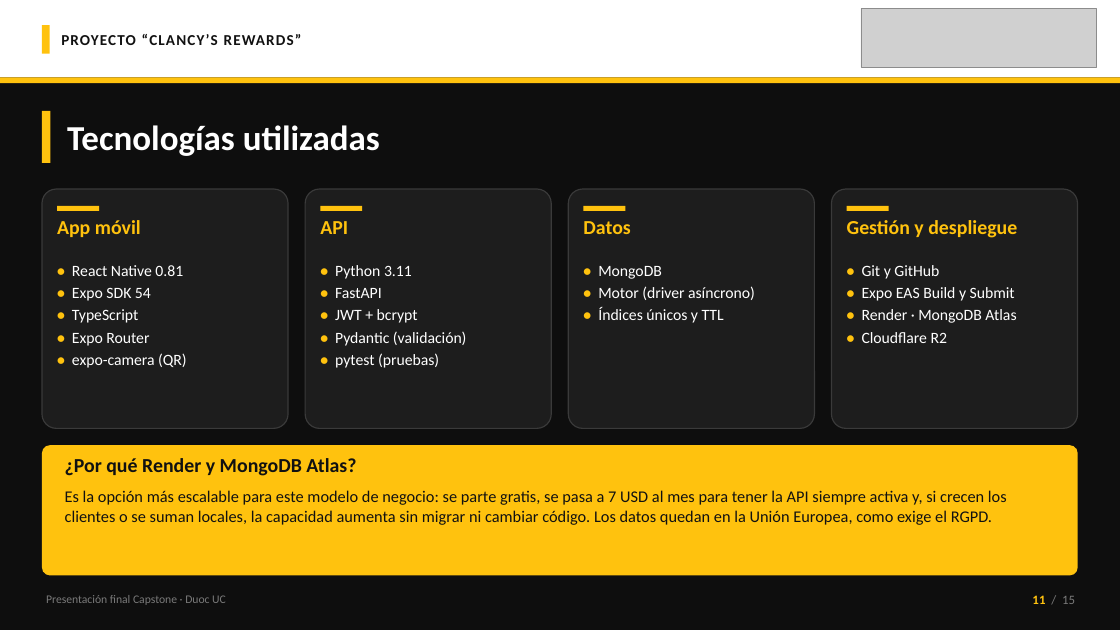
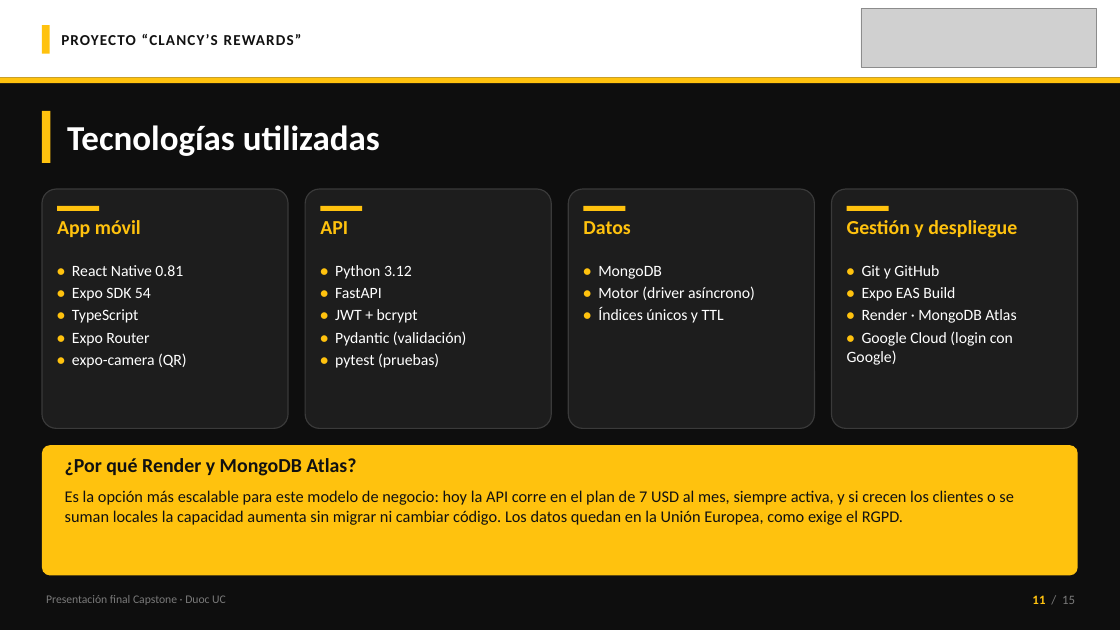
Before and after one commit to 44ndy/clancys-rewards, a slide deck: slide 11 of Fase 3/Evidencias Grupales/Presentación Final del proyecto (Español).pptx. Drawn at 1120x630 pixels with LibreOffice and Linux fonts; fonts in the diff are those of the drawing; grey boxes stand for pictures. Boxes give left, top, right and bottom in pixels: in the first picture for what was removed or moved away, otherwise in the second. Text is boxed around its words. In the diff, an @@ line names an element or a change of style, - is before the commit and + after.

```diff
--- a/Fase 3/Evidencias Grupales/Presentación Final del proyecto (Español).pptx
+++ b/Fase 3/Evidencias Grupales/Presentación Final del proyecto (Español).pptx
@@ text at [335,265,412,279]: text changed @@
-• Python 3.11
+• Python 3.12
@@ text at [862,287,955,301]: text changed @@
-• Expo EAS Build y Submit
+• Expo EAS Build
@@ text at [847,331,1013,365]: text changed @@
-• Cloudflare R2
+• Google Cloud (login con Google)
@@ text at [65,490,1014,525]: text changed @@
-Es la opción más escalable para este modelo de negocio: se parte gratis, se pasa a 7 USD al mes para tener la API siempre activa y, si crecen los clientes o se suman locales, la capacidad aumenta sin migrar ni cambiar código. Los datos quedan en la Unión Europea, como exige el RGPD.
+Es la opción más escalable para este modelo de negocio: hoy la API corre en el plan de 7 USD al mes, siempre activa, y si crecen los clientes o se suman locales la capacidad aumenta sin migrar ni cambiar código. Los datos quedan en la Unión Europea, como exige el RGPD.
```
Also in this commit, not shown: 4 other slides changed, 1 other file.
